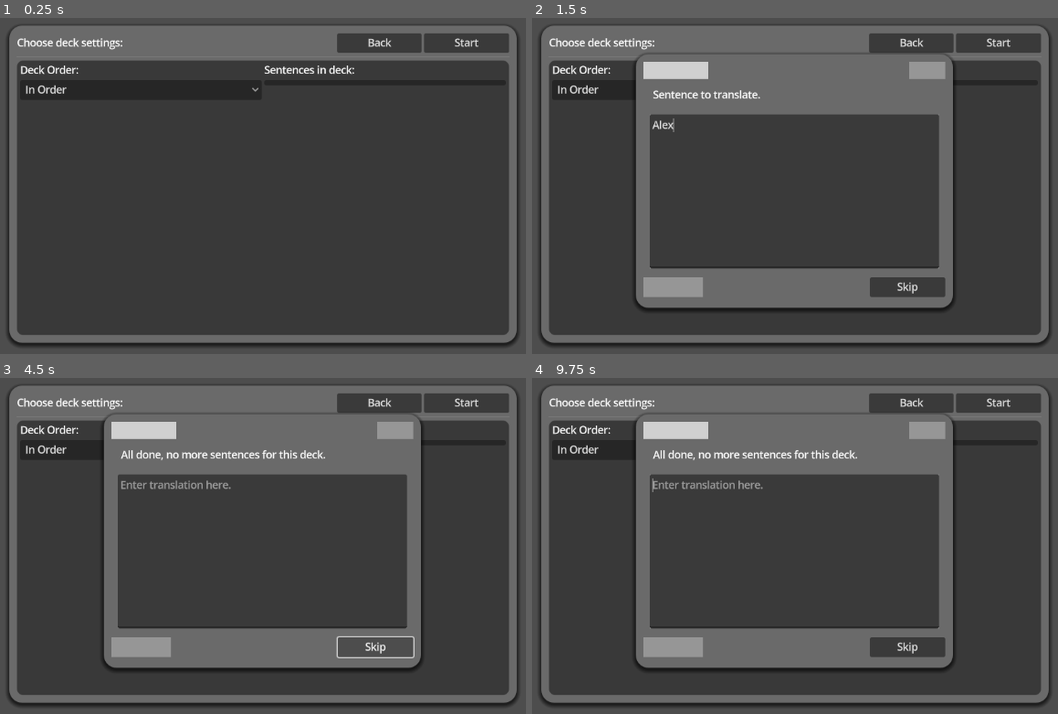
Above: before the commit, frames 1-4 (two rows, left to right).
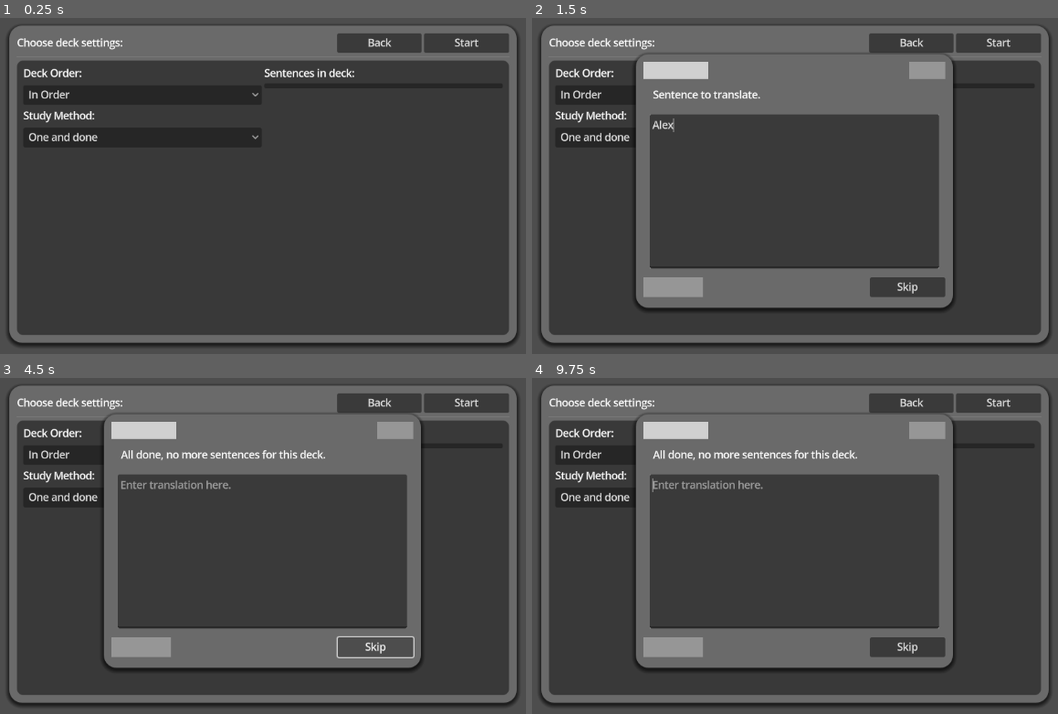
Above: after the commit, the same moments.

Repository: Zombeescott/Sentencevist
Game: Godot game, scene res://Scenes/deck_settings.tscn
Two runs of this game, one before a commit and one after it. Both use one fixed random seed, a clock stepped at 60 frames per second and the inputs below. This scene is started directly instead of the project's main scene.
Inputs (mouse positions are in pixels of both pictures, inside the frame that each line leads up to):
- Up to frame 1 (0.25 s): no input
- Up to frame 2 (1.5 s): click "Start" at 0.5 s; click (795, 192) at 1.27 s; type "Alex" at 1.35 s
- Up to frame 3 (4.5 s): click "Start" at 2 s; click (142, 498) at 2.75 s, where only the run after the commit has a clickable "One and done"; click (142, 498) at 3.5 s, where only the run after the commit has a clickable "One and done"; click "Skip" at 4.25 s
- Up to frame 4 (9.75 s): click "Skip" at 5 s; click "In Order" at 5.75 s; click "In Order" at 6.5 s; click "Start" at 7.25 s; click "In Order" at 8 s; click "Skip" at 8.75 s; click (674, 498) at 9.5 s, where only the run after the commit has a clickable "One and done"

The runs differ from the first frame. In frame 1, 1.1% of the frame differs, in the area x 3-68%, y 14-37%; in frame 2, 0.8%; in frame 3, 0.8%; in frame 4, 0.8%.
Error in both runs: Attempt to call function 'manual_screen_change' in base 'null instance' on a null instance. (res://Scripts/Autoloads/background_manager.gd:66)

Commit message:
Added different studying options for decks

Diff:
--- a/Scenes/deck_settings.tscn
+++ b/Scenes/deck_settings.tscn
@@ -76,10 +76,10 @@
 
 [node name="Margins" type="MarginContainer" parent="PanelContainer/MarginContainer/VBoxContainer/PanelContainer"]
 layout_mode = 2
-theme_override_constants/margin_left = 5
-theme_override_constants/margin_top = 5
-theme_override_constants/margin_right = 5
-theme_override_constants/margin_bottom = 5
+theme_override_constants/margin_left = 10
+theme_override_constants/margin_top = 10
+theme_override_constants/margin_right = 10
+theme_override_constants/margin_bottom = 10
 
 [node name="HBoxContainer" type="HBoxContainer" parent="PanelContainer/MarginContainer/VBoxContainer/PanelContainer/Margins"]
 layout_mode = 2
@@ -87,8 +87,9 @@
 [node name="Settings" type="VBoxContainer" parent="PanelContainer/MarginContainer/VBoxContainer/PanelContainer/Margins/HBoxContainer"]
 layout_mode = 2
 size_flags_horizontal = 3
+theme_override_constants/separation = 7
 
-[node name="User Label" type="Label" parent="PanelContainer/MarginContainer/VBoxContainer/PanelContainer/Margins/HBoxContainer/Settings"]
+[node name="OrderLabel" type="Label" parent="PanelContainer/MarginContainer/VBoxContainer/PanelContainer/Margins/HBoxContainer/Settings"]
 layout_mode = 2
 text = "Deck Order:"
 
@@ -100,6 +101,20 @@
 popup/item_0/text = "In Order"
 popup/item_0/id = 0
 popup/item_1/text = "Random"
+popup/item_1/id = 1
+
+[node name="MethodLabel" type="Label" parent="PanelContainer/MarginContainer/VBoxContainer/PanelContainer/Margins/HBoxContainer/Settings"]
+layout_mode = 2
+text = "Study Method:"
+
+[node name="MethodOption" type="OptionButton" parent="PanelContainer/MarginContainer/VBoxContainer/PanelContainer/Margins/HBoxContainer/Settings"]
+unique_name_in_owner = true
+layout_mode = 2
+selected = 0
+item_count = 2
+popup/item_0/text = "One and done"
+popup/item_0/id = 0
+popup/item_1/text = "No mistakes"
 popup/item_1/id = 1
 
 [node name="ListContainer" type="VBoxContainer" parent="PanelContainer/MarginContainer/VBoxContainer/PanelContainer/Margins/HBoxContainer"]
--- a/Scripts/Autoloads/global.gd
+++ b/Scripts/Autoloads/global.gd
@@ -14,10 +14,17 @@
 	get_window().move_to_center()
 
 
+# Called only by save_manager when it is ready
 func set_decks(user: Dictionary, example: Dictionary) -> void:
 	user_decks = user
 	example_decks = example
 	# TODO: also progress
+
+
+# Refresh global variables
+func refresh() -> void:
+	user_decks = SaveManager.load_user_deck()
+	example_decks = SaveManager.load_example_deck()
 
 
 func get_user_decks() -> Dictionary:
--- /dev/null
+++ b/Scripts/Classes/study_settings.gd
@@ -0,0 +1,11 @@
+class_name StudySettings
+extends RefCounted
+
+var deck_name: String
+var order: int
+var method: int
+
+func _init(settings: Dictionary) -> void:
+	deck_name = settings.get("deck_name", "")
+	order = settings.get("order", 0)
+	method = settings.get("method", 0)
--- a/Scripts/deck_settings.gd
+++ b/Scripts/deck_settings.gd
@@ -3,6 +3,7 @@
 var back_button: Button
 var start_button: Button
 var order_option: OptionButton
+var method_option: OptionButton
 var sent_list: ItemList
 var translation_screen: PackedScene
 
@@ -12,6 +13,7 @@
 	back_button = %Back
 	start_button = %Start
 	order_option = %OrderOption
+	method_option = %MethodOption
 	sent_list = %Sentences
 	translation_screen = preload("res://Scenes/translation_page.tscn")
 
@@ -32,8 +34,14 @@
 	BackgroundManager.manual_change_screen("translation")
 	var screen = translation_screen.instantiate()
 	BackgroundManager.add_panel("Translation", screen)
-	# TODO: make a class the stores the settings and send it through
-	screen.set_variables(selected_deck)
+
+	var settings: Dictionary = {
+		"deck_name": selected_deck,
+		"order": order_option.get_selected_id(),
+		"method": method_option.get_selected_id()
+	}
+	var setee = StudySettings.new(settings)
+	screen.set_variables(setee)
 
 	# Clear everything but new screen
 	BackgroundManager.clear_panels("Translation")
--- a/Scripts/save_deck.gd
+++ b/Scripts/save_deck.gd
@@ -34,6 +34,7 @@
 func _on_save_button_down() -> void:
 	if SaveManager.save_user_deck(deck_label.text, final_dict):
 		# TODO: tell user that it was successful
+		Global.refresh()
 		hide_panel()
 
 		# Shortcut for files
--- a/Scripts/translation_page.gd
+++ b/Scripts/translation_page.gd
@@ -14,6 +14,13 @@
 var sent_two = Sentence.new("This is the next sentence", "Type this again dipshit")
 var sentence_dict: Dictionary
 var sentence_keys: Array
+var deck_order: int = 0
+var deck_method: int = 0
+
+var saved_words: Array
+var retry_counter: int = RETRY_NUM
+
+const RETRY_NUM = 3
 
 func _ready() -> void:
 	native_sentence = %Sentence
@@ -38,9 +45,11 @@
 			prevent_change()
 
 
-func set_variables(deck_name: String) -> void:
-	sentence_dict = Global.get_user_decks().get(deck_name)
+func set_variables(settings: StudySettings) -> void:
+	sentence_dict = Global.get_user_decks().get(settings.deck_name)
 	sentence_keys = sentence_dict.keys()
+	deck_method = settings.method
+	deck_order = settings.order
 
 	set_current_sentences()
 	clean_display()
@@ -50,6 +59,11 @@
 func check_answer() -> bool:
 	if text_block.text == current_trans && (!wrong_state || !correct_state):
 		return true
+
+	if deck_method == 1 and !saved_words.has(current_native):
+		# Save for user to retry
+		saved_words.append(current_native)
+
 	return false
 
 
@@ -72,12 +86,31 @@
 
 
 func set_current_sentences() -> bool:
-	if sentence_keys.size() == 0:
+	# TODO: clean up this place and its checks with sentence_keys == 0
+	if sentence_keys.size() == 0 and saved_words.size() <= 0:
 		current_native = "All done, no more sentences for this deck."
 		current_trans = "Pick another deck to study"
 		return false
 
-	var curr = sentence_keys.pop_front()
+	var curr: String
+
+	if deck_method == 1 and saved_words.size() > 0:
+		# If an error was made reuse faulty sentence
+		if retry_counter > 0 and sentence_keys.size() > 0:
+			# when counter hits zero, review words
+			retry_counter -= 1
+		else:
+			curr = saved_words.pop_front()
+			if saved_words.size() > 0:
+				retry_counter = RETRY_NUM
+
+	if retry_counter > 0 and sentence_keys.size() > 0: # Default method
+		match deck_order:
+			0: # In order
+				curr = sentence_keys.pop_front()
+			1: # Random
+				curr = sentence_keys.pop_at(randi_range(0, sentence_keys.size() - 1))
+
 	current_native = curr
 	current_trans = sentence_dict.get(curr)
 	return true
Not shown, added: Scripts/Classes/study_settings.gd.uid
